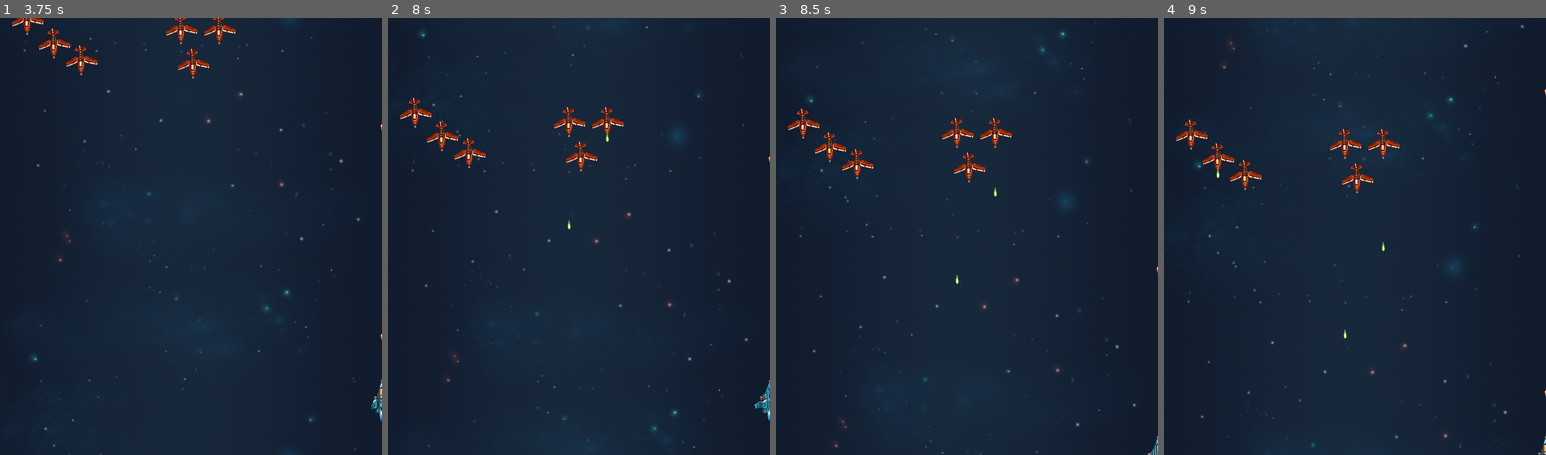
Above: before the commit, frames 1-4 (left to right).
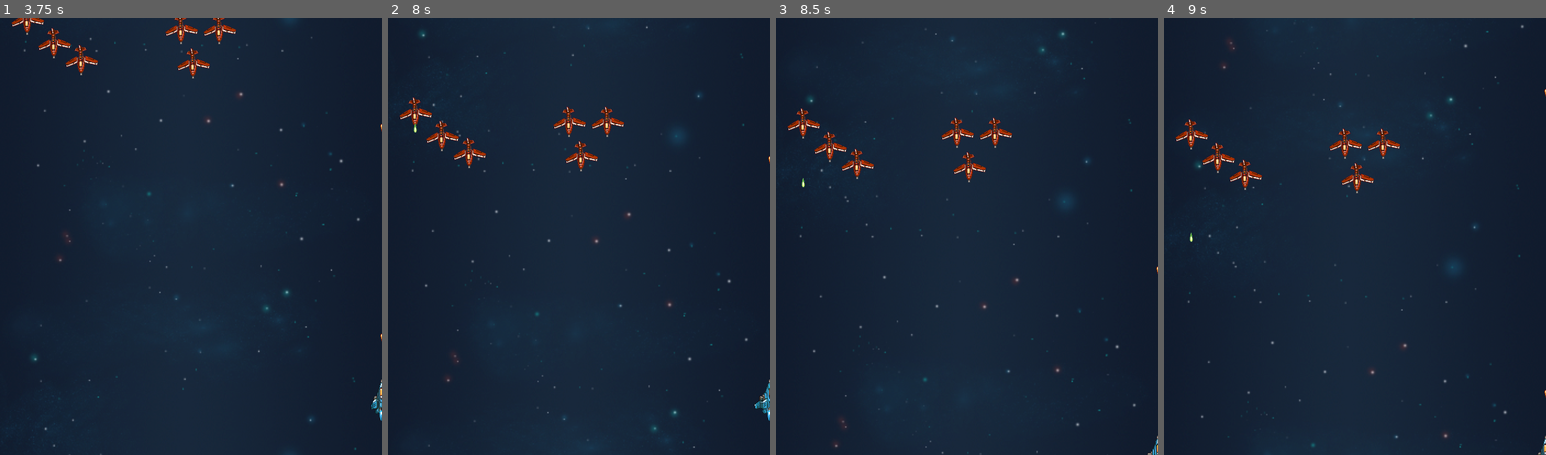
Above: after the commit, the same moments.

Repository: jdibble21/FP-Space-Odyssey
Game: Godot game, scene res://src/Level_One/LevelOne.tscn
The game is run twice, just before and just after one commit, with the same random seed, the same clock (stepped at 60 frames per second) and the same inputs. The project has no main scene, so this scene is started directly.
Inputs (mouse positions are in pixels of both pictures, inside the frame that each line leads up to):
- Up to frame 1 (3.75 s): move the mouse to (275, 214) at 0.52 s; hold D (move_right) 0.53-1.28 s; click (275, 214) at 0.6 s; move the mouse to (114, 258) at 1.27 s; hold S (move_down) 1.28-2.03 s; click (114, 258) at 1.35 s; move the mouse to (229, 140) at 2.02 s; hold D (move_right) 2.03-2.78 s; click (229, 140) at 2.1 s; move the mouse to (171, 323) at 2.77 s; hold W (move_up) 2.78-3.53 s; click (171, 323) at 2.85 s; move the mouse to (305, 302) at 3.52 s; hold A (move_left) from 3.53 s (still down); click (305, 302) at 3.6 s
- Up to frame 2 (8 s): move the mouse to (464, 170) at 4.27 s; click (464, 170) at 4.35 s; move the mouse to (598, 236) at 5.02 s; release A (move_left) at 5.03 s; hold S (move_down) 5.03-5.78 s; click (598, 236) at 5.1 s; move the mouse to (521, 127) at 5.77 s; hold D (move_right) 5.78-6.53 s; click (521, 127) at 5.85 s; move the mouse to (663, 214) at 6.52 s; hold W (move_up) 6.53-7.28 s; click (663, 214) at 6.6 s; move the mouse to (502, 258) at 7.27 s; hold D (move_right) from 7.28 s (still down); click (502, 258) at 7.35 s
- Up to frame 3 (8.5 s): move the mouse to (1005, 140) at 8.02 s; release D (move_right) at 8.03 s; hold S (move_down) from 8.03 s (still down); click (1005, 140) at 8.1 s
- Up to frame 4 (9 s): move the mouse to (1335, 323) at 8.77 s; release S (move_down) at 8.78 s; hold A (move_left) from 8.78 s (still down); click (1335, 323) at 8.85 s

Frame 1 is identical in both runs. In frame 2, less than 0.1% of the frame differs, in the area x 6-58%, y 24-49%; in frame 3, less than 0.1%; in frame 4, less than 0.1%, in the area x 6-58%, y 34-74%.

Commit message:
Modify firing timing

Diff:
--- a/project/src/Standard_Enemies/StandardEnemyEasy.gd
+++ b/project/src/Standard_Enemies/StandardEnemyEasy.gd
@@ -4,7 +4,7 @@
 
 export (PackedScene) var Bullet
 
-var _fire_delay := randi()%12+7
+var _fire_delay := randi()%15+4
 var _can_fire := true
 var _time_elapsed := 0.0
 
@@ -14,7 +14,6 @@
 
 func _process(delta):
 	_time_elapsed += delta
-	print(int(_time_elapsed))
 	if int(_time_elapsed) == _fire_delay:
 		_fire()
 		_time_elapsed = 0.0
